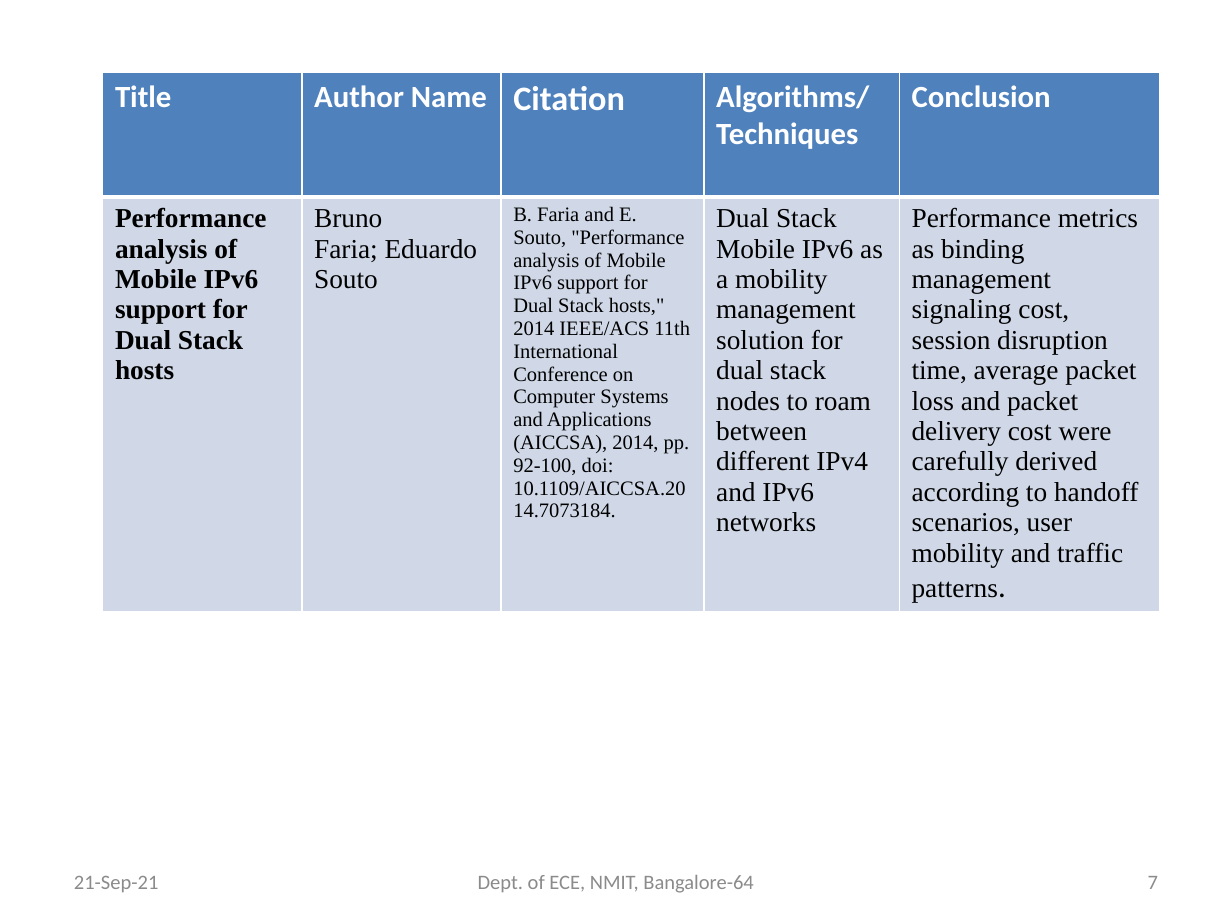
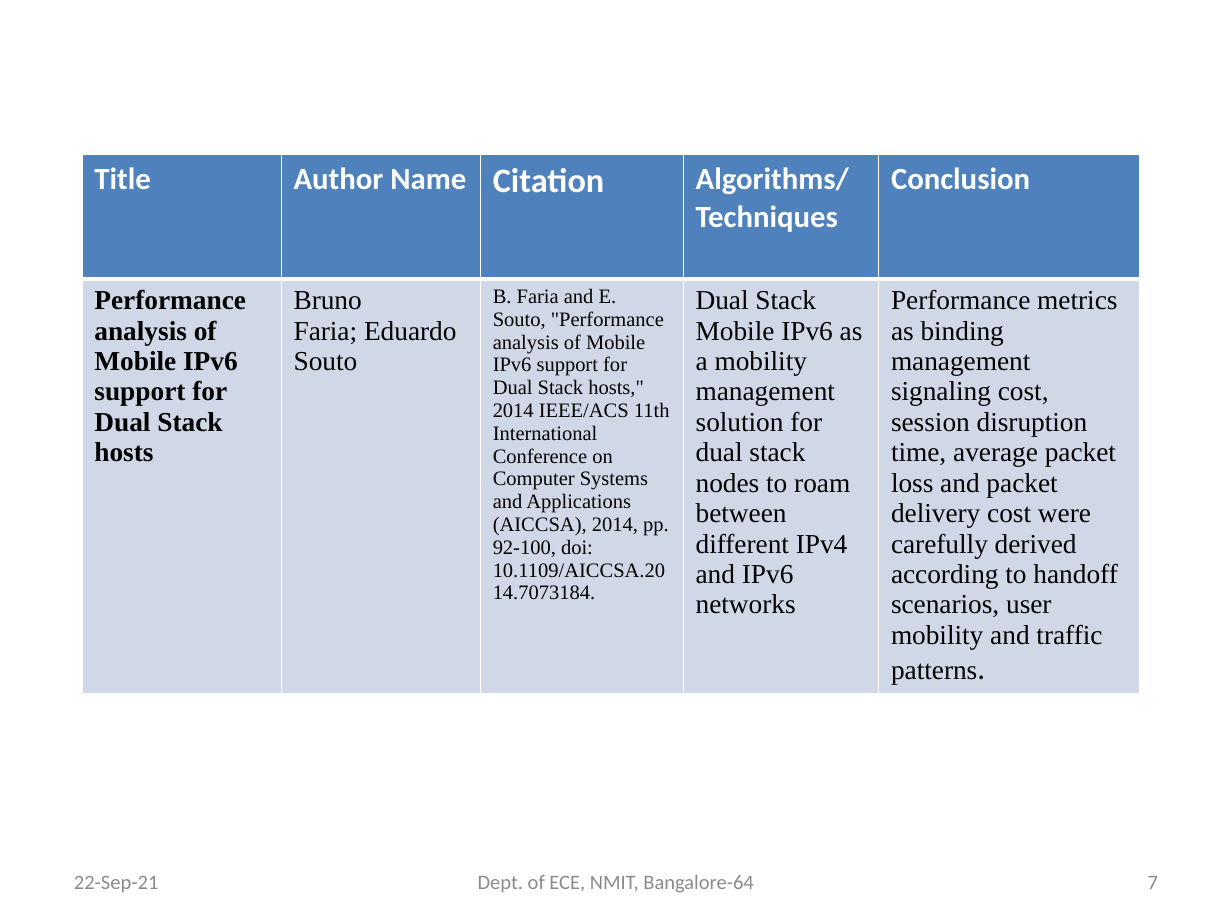
Before and after one commit to Shivakumarbharath/Dual-Stack-Host, a slide deck: slide 7 of Official Documents/Project Batch 16 phase1.pptx. Drawn at 1232x924 pixels with LibreOffice and Linux fonts; fonts in the diff are those of the drawing. Boxes give left, top, right and bottom in pixels: in the first picture for what was removed or moved away, otherwise in the second. Text is boxed around its words. In the diff, an @@ line names an element or a change of style, - is before the commit and + after.

```diff
--- a/Official Documents/Project Batch 16 phase1.pptx
+++ b/Official Documents/Project Batch 16 phase1.pptx
@@ table: place and size @@
-table at (102, 71, 1162, 638)
+table at (83, 154, 1142, 721)
@@ text at (74, 876, 158, 892): text changed @@
-21-Sep-21
+22-Sep-21
```
Also in this commit, not shown: 12 other slides changed, 2 slides removed.
